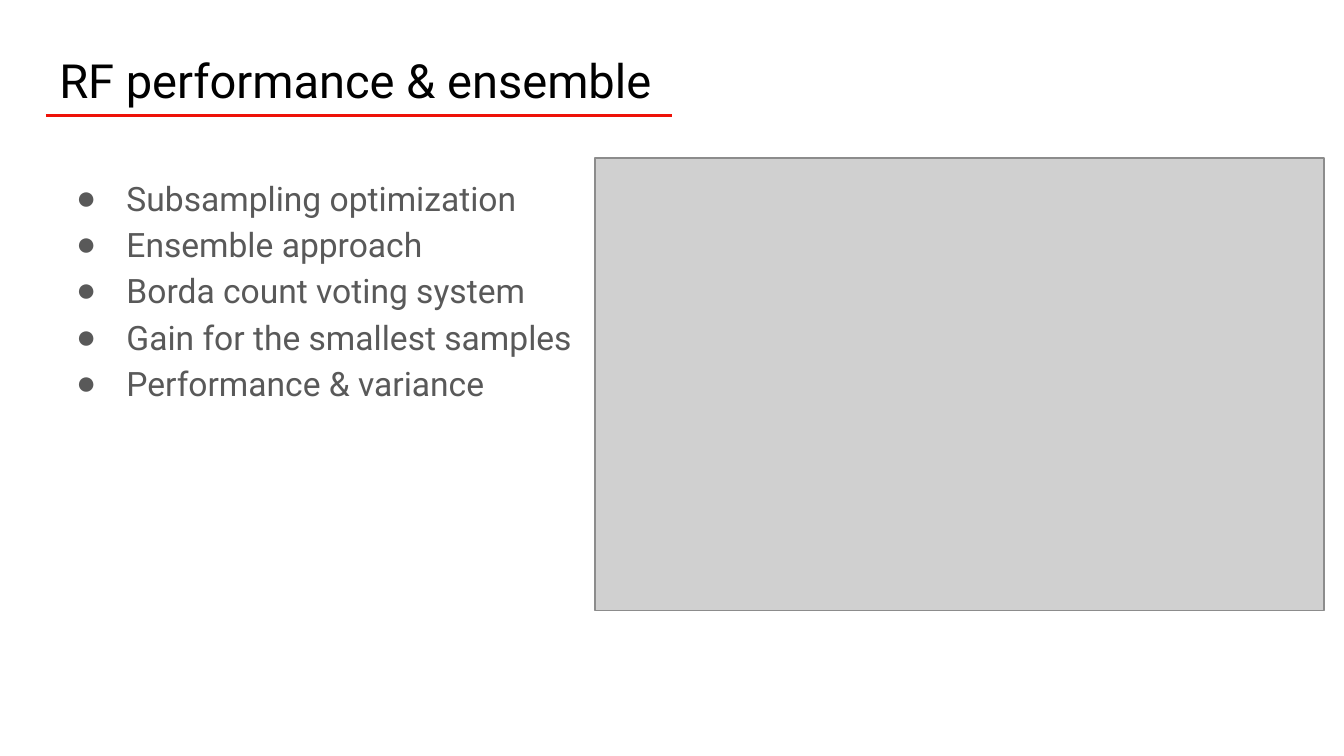
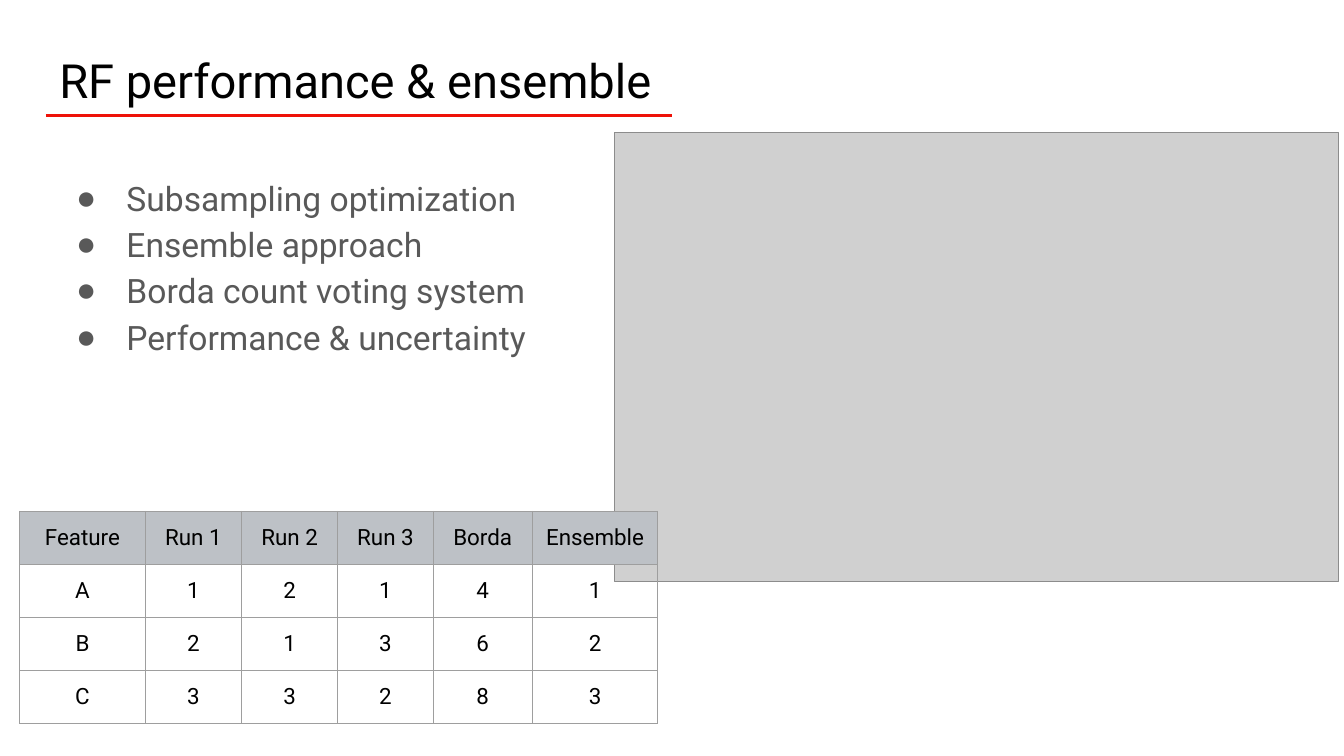
Before and after one commit to amadejp/DS_Project_Feature_Selection, a slide deck: slide 5 of presentation/DS Project presentation.pptx. Drawn at 1344x756 pixels with LibreOffice and Linux fonts; fonts in the diff are those of the drawing; grey boxes stand for pictures. Boxes give left, top, right and bottom in pixels: in the first picture for what was removed or moved away, otherwise in the second. Text is boxed around its words. In the diff, an @@ line names an element or a change of style, - is before the commit and + after.

Commit message:
Updated presentation

```diff
--- a/presentation/DS Project presentation.pptx
+++ b/presentation/DS Project presentation.pptx
@@ picture: place and size @@
-picture at (595, 159, 1324, 612)
+picture at (614, 133, 1339, 582)
@@ text at (126, 324, 525, 357): text changed @@
-● Gain for the smallest samples
-● Performance & variance
+● Performance & uncertainty
@@ table added at (20, 512, 659, 727), 4 rows, 6 columns @@
+Feature | Run 1 | Run 2 | Run 3 | Borda | Ensemble
+A | 1 | 2 | 1 | 4 | 1
+B | 2 | 1 | 3 | 6 | 2
+C | 3 | 3 | 2 | 8 | 3
```
Also in this commit, not shown: 3 other slides changed, 1 other file.
